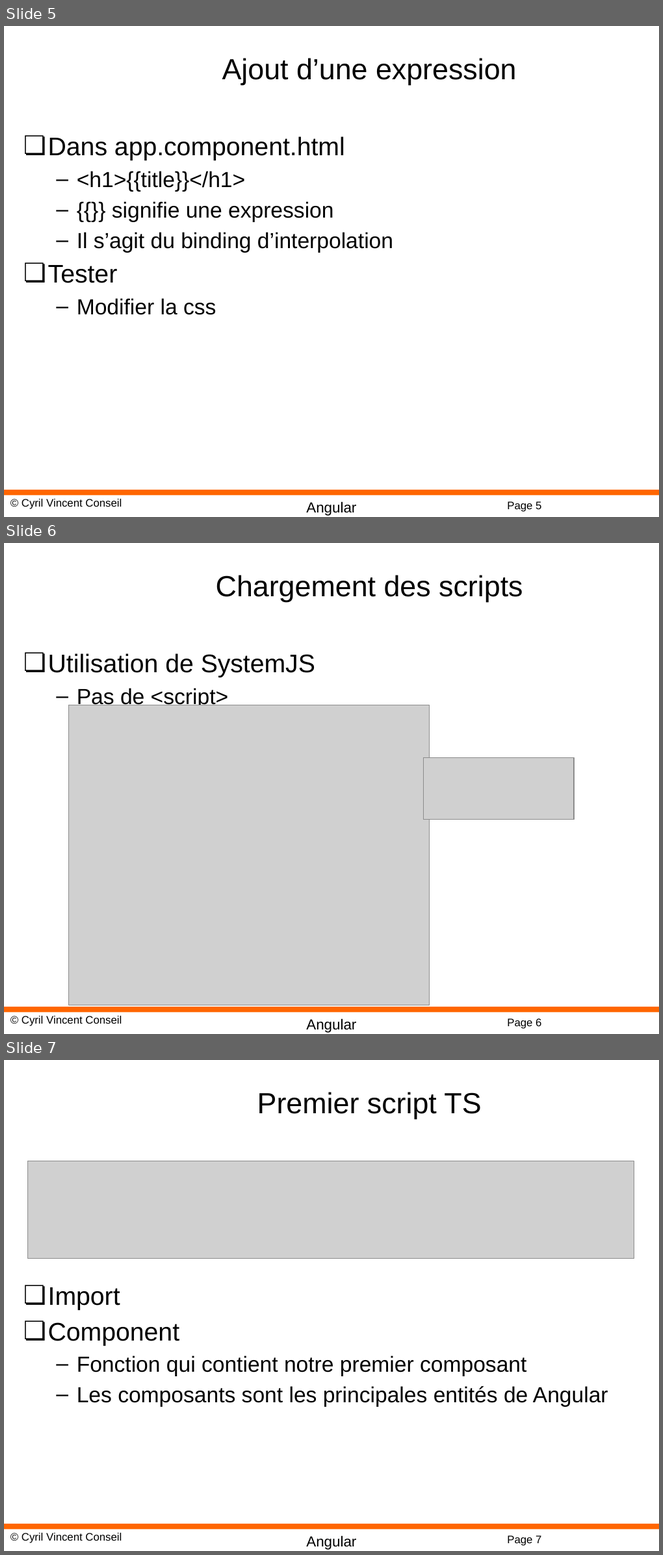
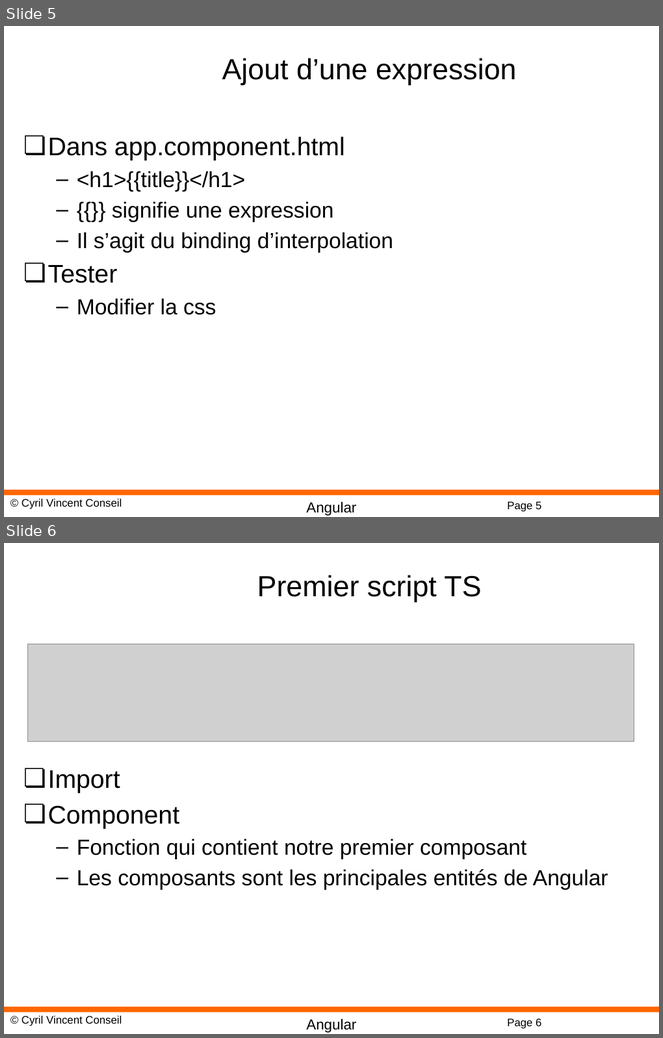
Before and after one commit to cyrilvincent/angular, a slide deck: PPT/Angular03-FirstComponent.pptx. Shown one above the other, each under a label of ours: slides 5, 6 and 7 before the commit, slides 5 and 6 after it. The pictures are 663x1555 and 663x1038 pixels, drawn with LibreOffice and Linux fonts; fonts in the diff are those of the drawing; grey boxes stand for pictures; background and template pictures are left out. Boxes give left, top, right and bottom in pixels: in the first picture for what was removed or moved away, otherwise in the second. Text is boxed around its words. In the diff, an @@ line names an element or a change of style, - is before the commit and + after.

```diff
--- a/PPT/Angular03-FirstComponent.pptx
+++ b/PPT/Angular03-FirstComponent.pptx
@@ slide 6 removed at [4,543,659,1034], background #FFFFFF; not listed: 4 template elements that a slide beside it also shows @@
@@ title removed at [216,575,523,602] @@
-Chargement des scripts
@@ text removed at [48,653,315,709] @@
-❏ Utilisation de SystemJS
-  – Pas de <script>
@@ picture removed at [68,705,429,1005] @@
@@ picture removed at [423,758,574,819] @@
@@ what was slide 7 is now slide 6 @@
@@ page number at [507,1019,542,1029]: text changed @@
-Page 7
+Page 6
```
Also in this commit, not shown: 6 other files.
